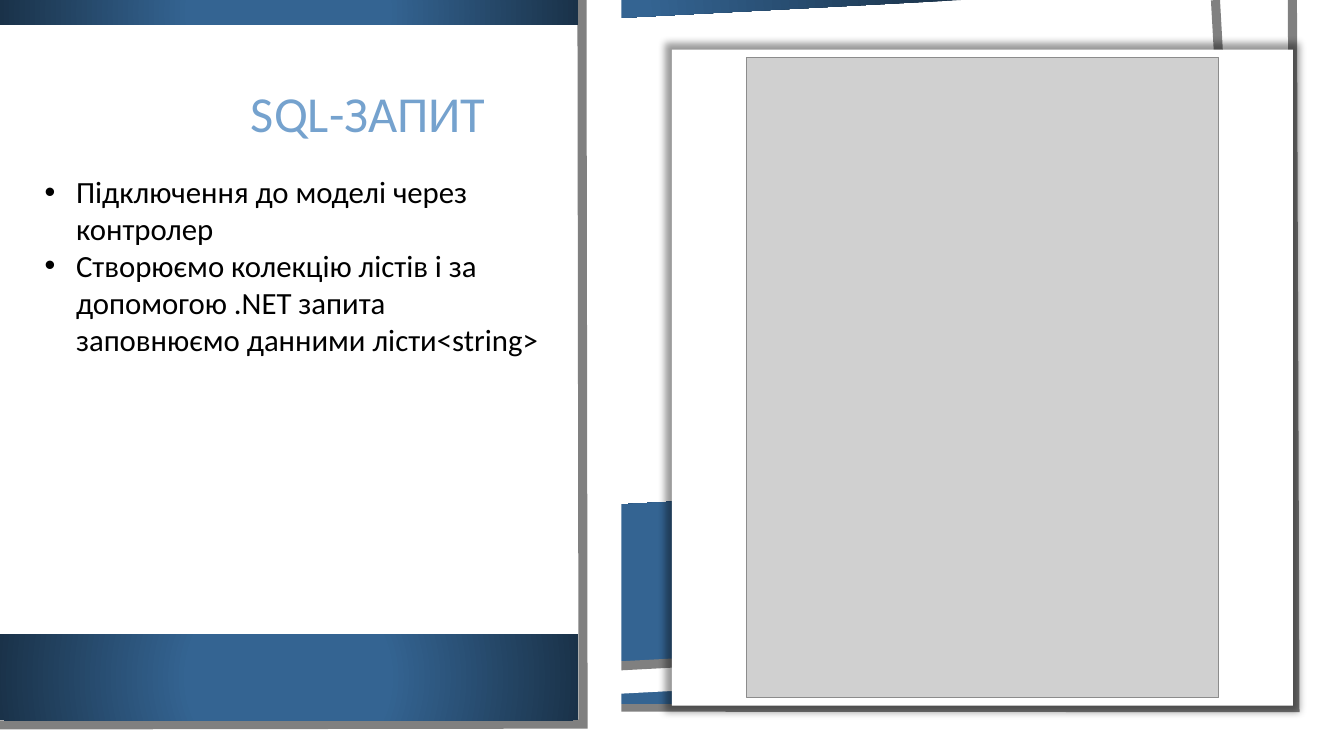
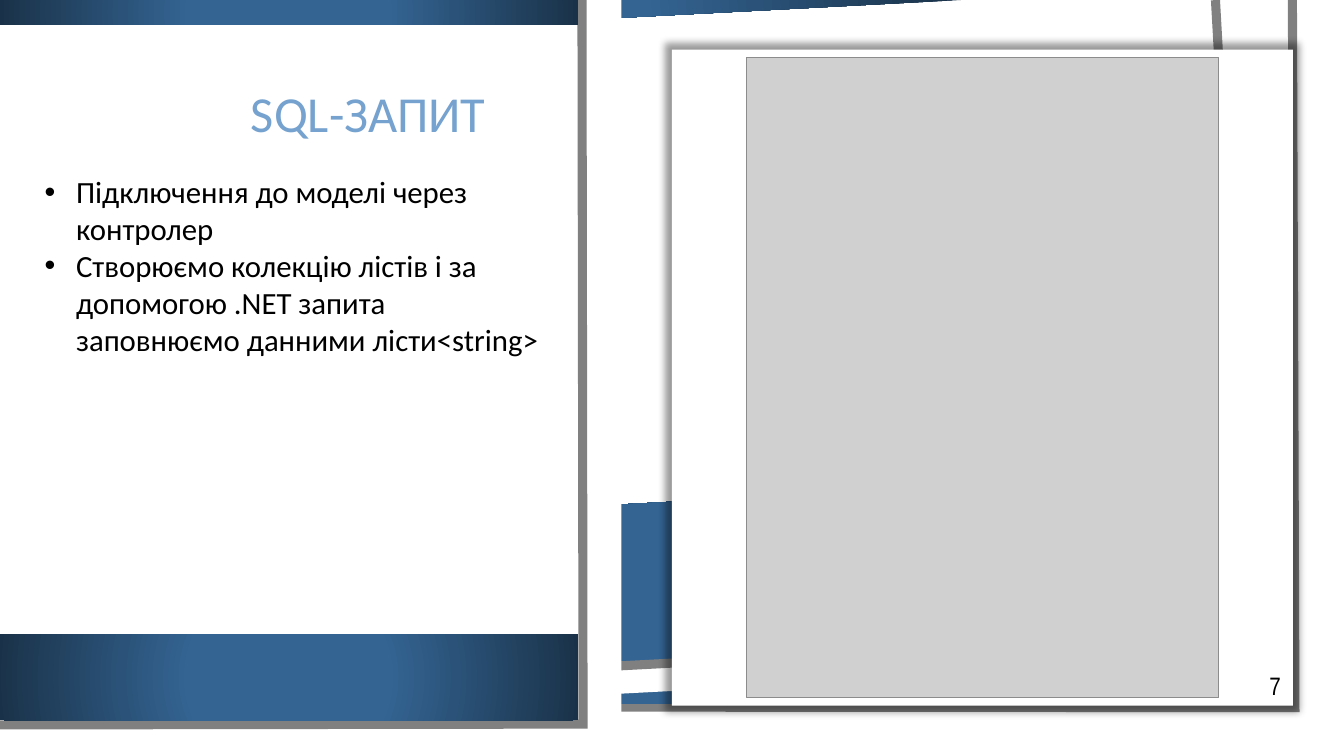
Before and after one commit to ZhovanyKrot/Krok_sait, a slide deck: slide 8 of Проект/Проект (третій рівень).pptx. Drawn at 1344x756 pixels with LibreOffice and Linux fonts; fonts in the diff are those of the drawing; grey boxes stand for pictures; background and template pictures are left out. Boxes give left, top, right and bottom in pixels: in the first picture for what was removed or moved away, otherwise in the second. Text is boxed around its words. In the diff, an @@ line names an element or a change of style, - is before the commit and + after.

```diff
--- a/Проект/Проект (третій рівень).pptx
+++ b/Проект/Проект (третій рівень).pptx
@@ text added at <box>1269,677,1280,695</box>, 18 pt, text #000000 @@
+7
```
Also in this commit, not shown: 7 other slides changed, 1 other file.
